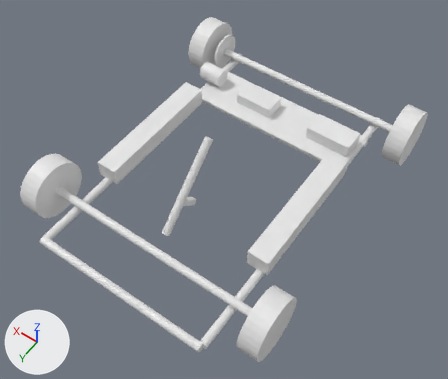
Two versions of the Blender file gokart-plan.blend, one commit apart.
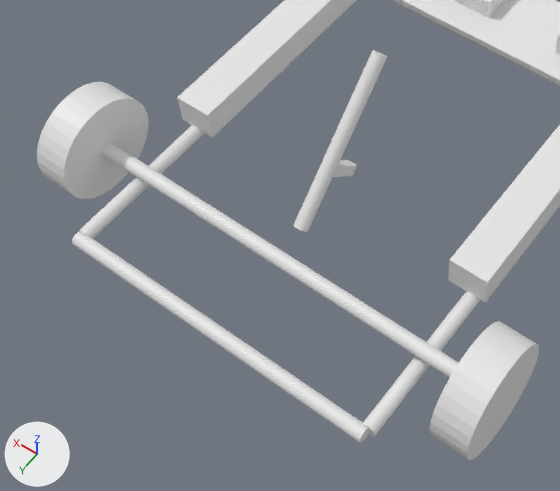
Each version appears first whole from a 50 mm camera at (-1.14, 1.4, 2.4) aimed at (-0.06, -0.1, 0.03), and next in a close-up on the part from 0% to 69% of the width and 29% to 100% of the height. Every picture has the same lights, and +X, +Y and +Z are marked at lower left.
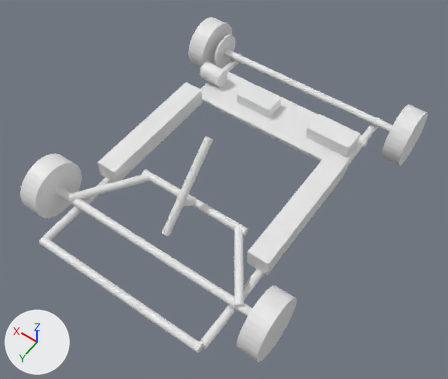
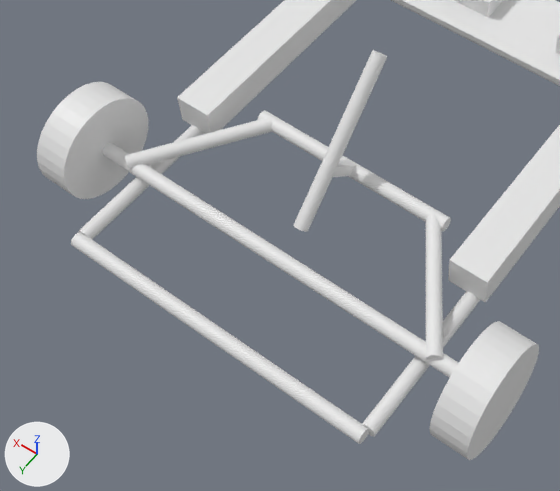
Pixel boxes (x1, y1, x2, y2) of what changed, in the close-ups (560 x 491 px):
'Cylinder.002', moved
    before: (72, 232, 369, 443)
    after: (71, 232, 369, 444)
'Cylinder.005', added
    after: (257, 110, 451, 232)
'Cylinder.006', added
    after: (426, 211, 443, 361)
'Cylinder.009', added
    after: (125, 117, 275, 170)

The change, as a list of edits to the scene's bpy script:
```text
Change ob_cylinder_002:
    ob_cylinder_002.location: (0.0, 0.6, 0.0) -> (0.0, 0.603, 0.0)
Add ob_cylinder_009:
    ob_cylinder_009 = bpy.data.objects.new('Cylinder.009', me_cylinder_011.copy())  # the mesh of ob_wheel_fr
    ob_cylinder_009.location = (0.372, 0.216, 0.059)
    ob_cylinder_009.rotation_euler = (0.0, 1.571, 0.96)  # degrees (0, 90, 55)
    ob_cylinder_009.scale = (0.02, 0.02, 0.2)
Add ob_cylinder_006:
    ob_cylinder_006 = bpy.data.objects.new('Cylinder.006', me_cylinder_011.copy())  # the mesh of ob_wheel_fr
    ob_cylinder_006.location = (-0.372, 0.216, 0.059)
    ob_cylinder_006.rotation_euler = (0.0, 1.571, -0.96)  # degrees (0, 90, -55)
    ob_cylinder_006.scale = (0.02, 0.02, 0.2)
Add ob_cylinder_005:
    ob_cylinder_005 = bpy.data.objects.new('Cylinder.005', me_cylinder_011.copy())  # the mesh of ob_wheel_fr
    ob_cylinder_005.location = (0.0, 0.056, 0.059)
    ob_cylinder_005.rotation_euler = (0.0, 1.571, 0.0)  # degrees (0, 90, 0)
    ob_cylinder_005.scale = (0.02, 0.02, 0.3)
```
